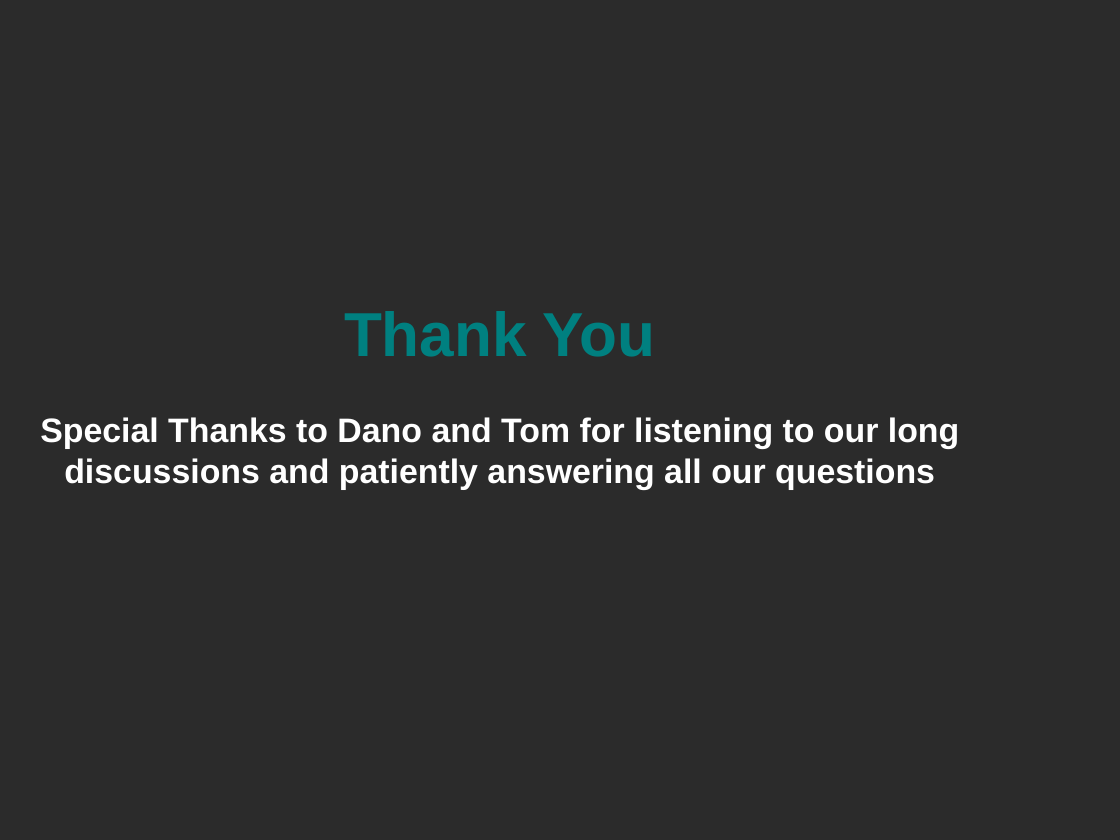
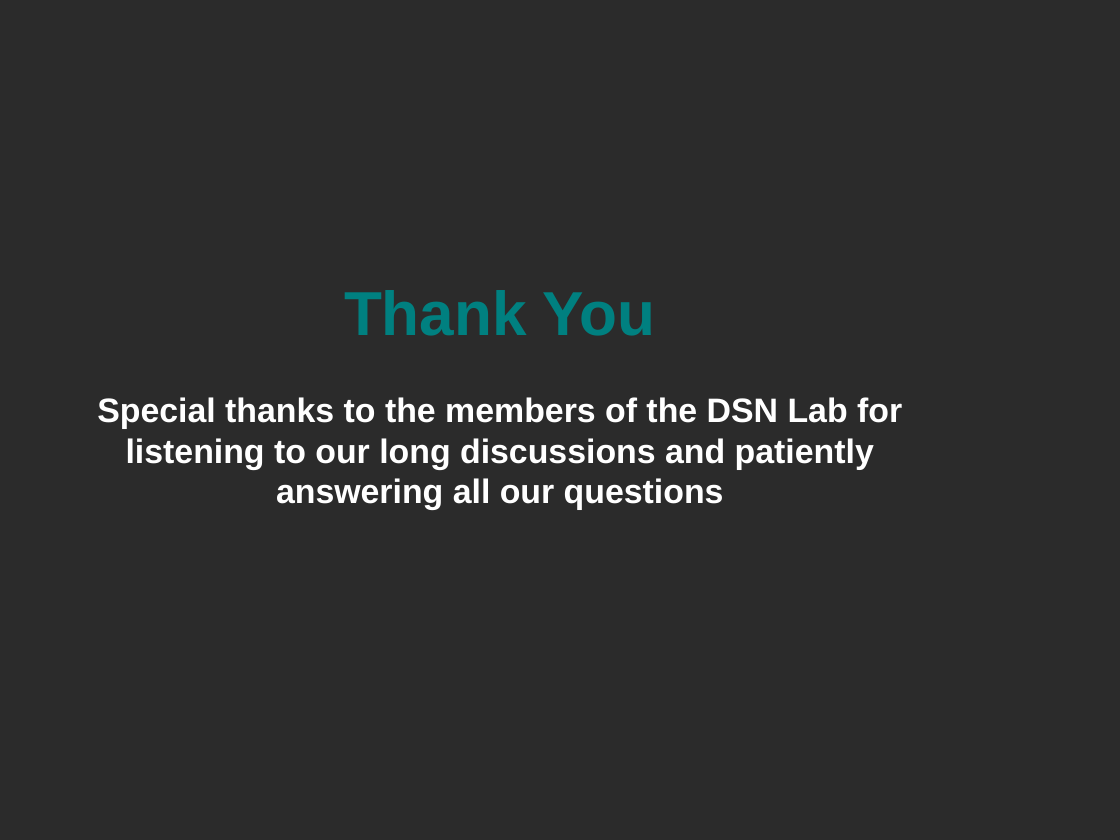
Before and after one commit to kunallillaney/adv-dist-streaming-service, a slide deck: slide 25 of website/Presentation.odp (slide 9 before the commit). Drawn at 1120x840 pixels with LibreOffice and Linux fonts; fonts in the diff are those of the drawing; background and template pictures are left out; a plain dark background stands for a picture behind light text. Boxes give left, top, right and bottom in pixels: in the first picture for what was removed or moved away, otherwise in the second. Text is boxed around its words. In the diff, an @@ line names an element or a change of style, - is before the commit and + after.

```diff
--- a/website/Presentation.odp
+++ b/website/Presentation.odp
@@ subtitle at <box>97,397,902,510</box>: text changed @@
-Special Thanks to Dano and Tom for listening to our long discussions and patiently answering all our questions
+Special thanks to the members of the DSN Lab for listening to our long discussions and patiently answering all our questions
```
Also in this commit, not shown: 6 other slides changed, 17 slides added, 1 slide removed, 1 other file.
